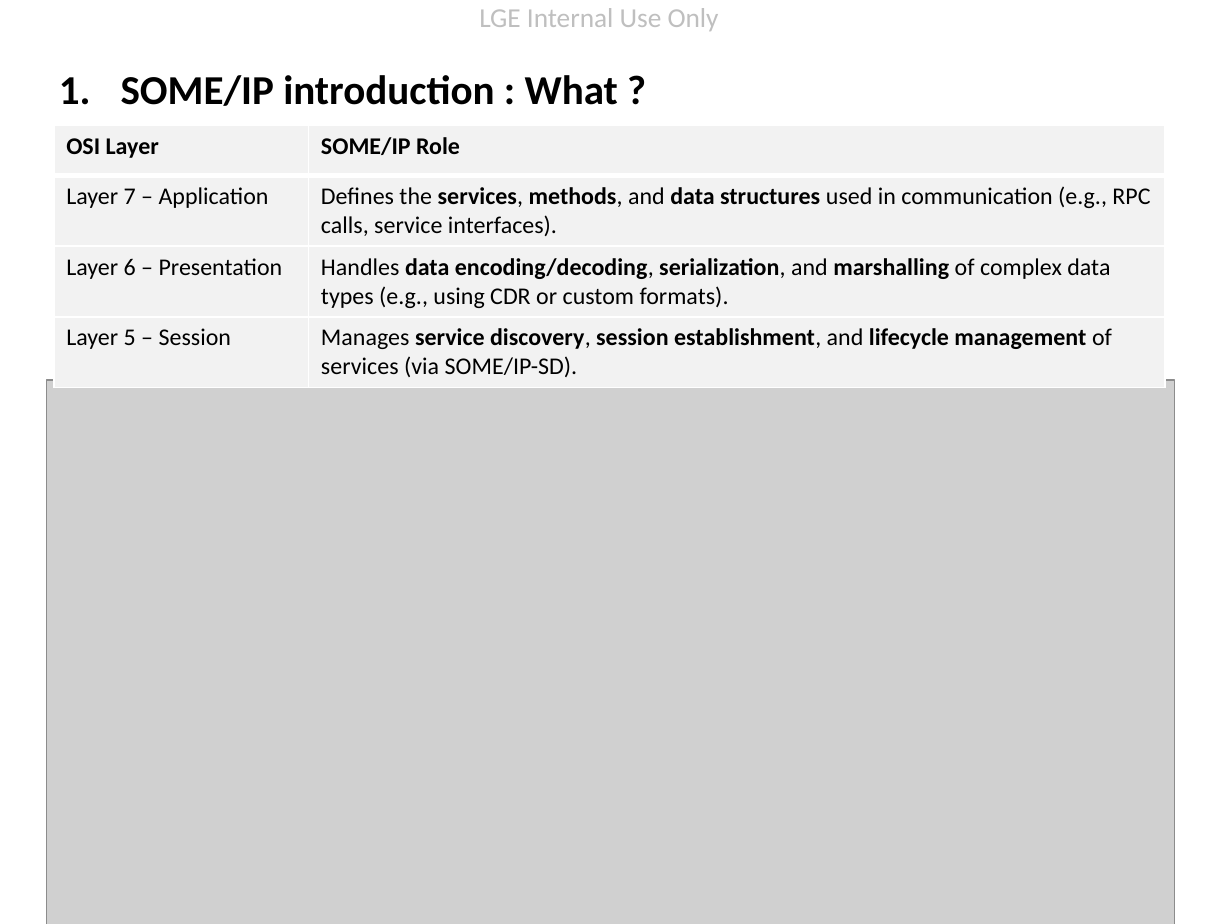
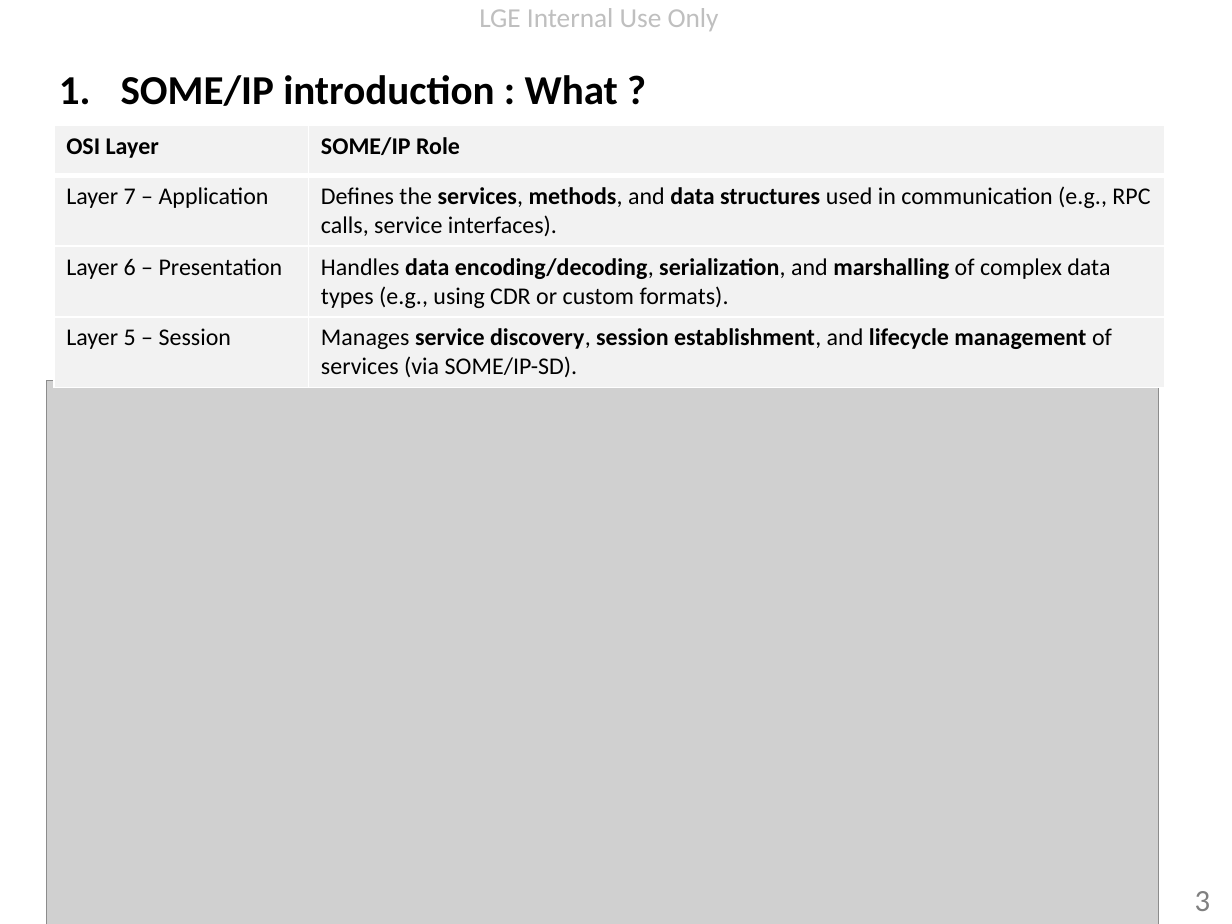
Before and after one commit to minhthedt/vsomeip-example, a slide deck: slide 3 of doc/Vsomeip knowledge.pptx. Drawn at 1232x924 pixels with LibreOffice and Linux fonts; fonts in the diff are those of the drawing; grey boxes stand for pictures; background and template pictures are left out. Boxes give left, top, right and bottom in pixels: in the first picture for what was removed or moved away, otherwise in the second. Text is boxed around its words. In the diff, an @@ line names an element or a change of style, - is before the commit and + after.

```diff
--- a/doc/Vsomeip knowledge.pptx
+++ b/doc/Vsomeip knowledge.pptx
@@ picture resized from (x1=47, y1=381, x2=1174, y2=924) to (x1=47, y1=381, x2=1158, y2=924) @@
@@ page number added at (x1=1195, y1=891, x2=1211, y2=911), 18 pt, text #808080 @@
+3
```
Also in this commit, not shown: 12 other slides changed, 3 slides added, 6 other files.
